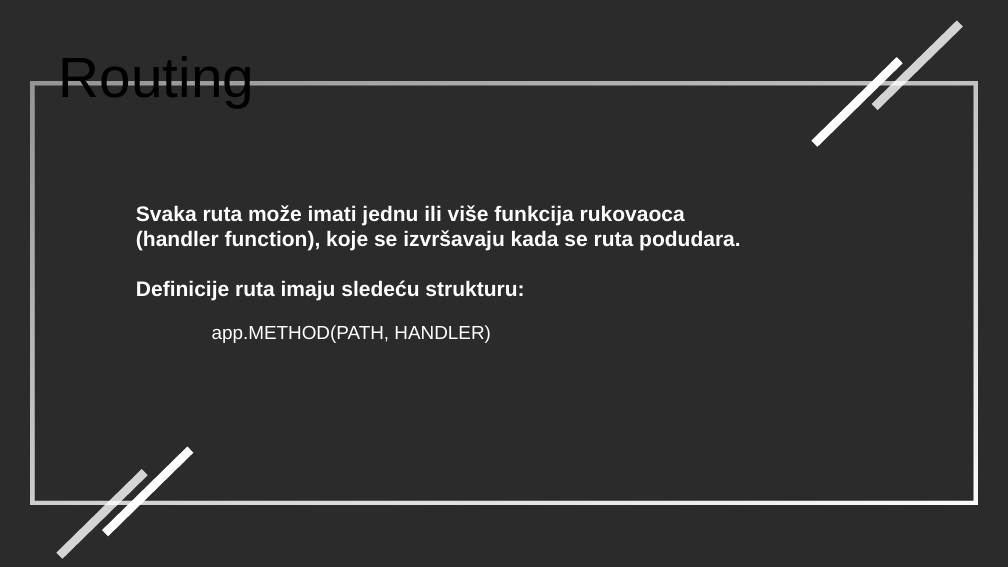
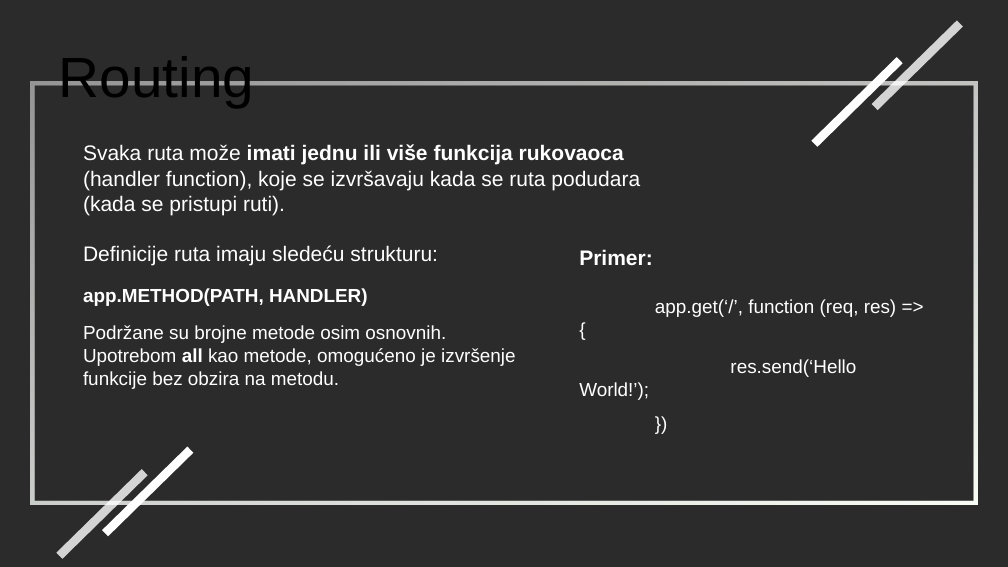
Before and after one commit to stefoverflow/NaperdnoSoftverskoInzenjerstvo, a slide deck: slide 24 of prezentacija.odp (slide 25 before the commit). Drawn at 1008x567 pixels with LibreOffice and Linux fonts; fonts in the diff are those of the drawing; background and template pictures are left out; a plain dark background stands for a picture behind light text. Boxes give left, top, right and bottom in pixels: in the first picture for what was removed or moved away, otherwise in the second. Text is boxed around its words. In the diff, an @@ line names an element or a change of style, - is before the commit and + after.

```diff
--- a/prezentacija.odp
+++ b/prezentacija.odp
@@ text "Svaka ruta može imati jednu ...": place and size @@
-text "Svaka ruta može imati jednu ..." at bbox=[136, 205, 741, 301]
+text "Svaka ruta može imati jednu ..." at bbox=[83, 144, 640, 266]
@@ text at bbox=[83, 144, 640, 215]: text changed; bold off @@
-Svaka ruta može imati jednu ili više funkcija rukovaoca (handler function), koje se izvršavaju kada se ruta podudara.
+Svaka ruta može imati jednu ili više funkcija rukovaoca (handler function), koje se izvršavaju kada se ruta podudara (kada se pristupi ruti).
@@ text at bbox=[83, 245, 438, 266]: bold off in "Definicije ruta imaju sledeću strukturu:" @@
@@ text added at bbox=[579, 249, 653, 265], 20 pt, text #FFFFFF, bold @@
+Primer:
@@ text added at bbox=[83, 288, 516, 389], 18 pt, text #FFFFFF @@
+app.METHOD(PATH, HANDLER)
+Podržane su brojne metode osim osnovnih. Upotrebom all kao metode, omogućeno je izvršenje funkcije bez obzira na metodu.
@@ text added at bbox=[579, 299, 897, 400], 18 pt, text #FFFFFF @@
+app.get(‘/’, function (req, res) => {
+res.send(‘Hello World!’);
+})
@@ text removed at bbox=[212, 325, 491, 343] @@
-app.METHOD(PATH, HANDLER)
```
Also in this commit, not shown: 29 other slides changed, 13 slides added, 54 slides removed.
